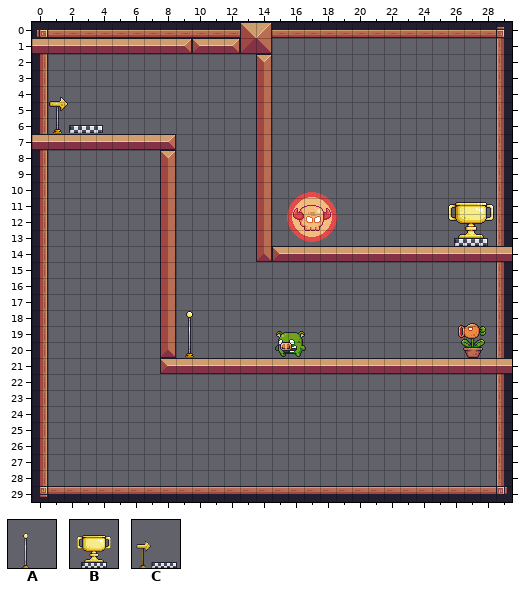
Tiled map -- maps/runner.tmx. The first picture shows the starting point.
Cells are 16x16 px. Shown: x 0..29, y 0..29.
Key: from "Checkpoint (No Flag)": A 0; from "End (Idle)": B 0; from "Start (Idle)": C 0.
Objects are placed by their top-left corner, in cells (3,4 is the top-left corner of cell 3,4); size is 1x1 cell unless given.
Layers that did not change in this view are not listed.
Objects on layer "Items/Checkpoints" before:
C "Start" at 0.7,3 size 4x4
B "End" at 25.4,10 size 4x4
A "Checkpoint" at 8.4,17 size 4x4
And afterwards:
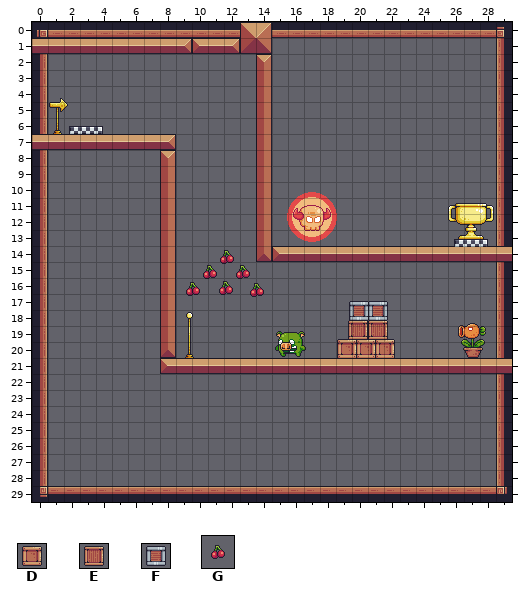
Further tiles: from "Box1": D 0; from "Box2": E 0; from "Box3": F 0; from "Cherries": G 0.
Diff:
Layer "Items/Checkpoints/Start" (added):
added: C at 0.7,3 size 4x4
Layer "Items/Checkpoints/End" (added):
added: B at 25.4,10.1 size 4x4
Layer "Items/Checkpoints/Checkpoint" (added):
added: A at 8.4,17 size 4x4
Layer "Items/Fruits/Cherries":
added: G at 11.2,13.7 size 2x2
added: G at 10.1,14.6 size 2x2
added: G at 12.2,14.6 size 2x2
added: G at 11.1,15.6 size 2x2
added: G at 9.1,15.7 size 2x2
added: G at 13.1,15.8 size 2x2
Layer "Items/Checkpoints" (removed):
removed: C "Start" at 0.7,3 size 4x4
removed: B "End" at 25.4,10 size 4x4
removed: A "Checkpoint" at 8.4,17 size 4x4
Layer "Items/Boxes/Box":
added: F at 19.5,17.3 size 1.8x1.5
added: F at 20.8,17.3 size 1.8x1.5
Layer "Items/Boxes/Box #2" (added):
added: E at 19.5,18.5 size 1.8x1.5
added: E at 20.8,18.5 size 1.8x1.5
Layer "Items/Boxes/Box #3" (added):
added: D at 18.8,19.7 size 1.8x1.5
added: D at 20,19.7 size 1.8x1.5
added: D at 21.2,19.7 size 1.8x1.5
